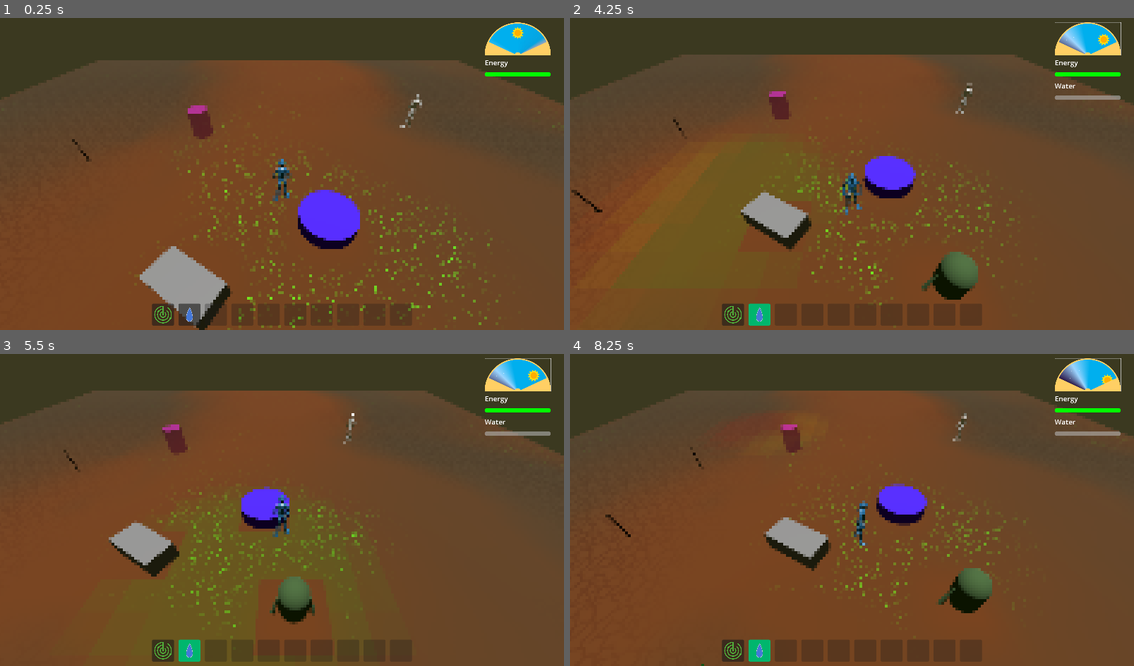
Above: before the commit, frames 1-4 (two rows, left to right).
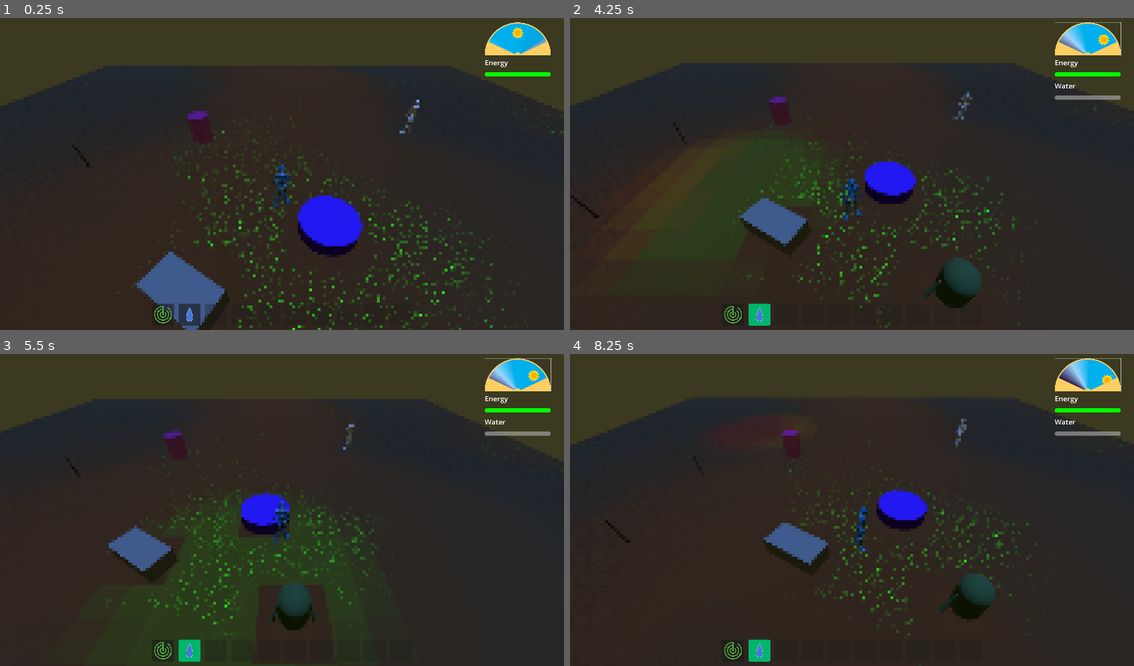
Above: after the commit, the same moments.

Repository: CapsCollective/sunflower
Game: Godot game, scene res://assets/common/scenes/game_world.tscn
Two runs of this game, one before a commit and one after it. Both use one fixed random seed, a clock stepped at 60 frames per second and the inputs below.
Inputs (mouse positions are in pixels of both pictures, inside the frame that each line leads up to):
- Up to frame 1 (0.25 s): no input
- Up to frame 2 (4.25 s): click (733, 314) at 0.5 s; click (761, 314) at 1.27 s; click (1088, 39) at 2 s; tap Enter at 2.75 s; move the mouse to (976, 155) at 2.77 s; press the mouse at (976, 155) at 2.78 s; hold D (move_right) 2.78-3.53 s; tap Space at 3.5 s; move the mouse to (739, 186) at 3.52 s; release the mouse at (739, 186) at 3.53 s; hold S (move_back) from 3.53 s (still down); tap Mouse wheel down (mouse_wheel_down) at 3.6 s
- Up to frame 3 (5.5 s): move the mouse to (338, 438) at 4.27 s; release S (move_back) at 4.28 s; hold D (move_right) 4.28-5.03 s; tap Mouse wheel up (mouse_wheel_up) at 4.35 s; move the mouse to (253, 572) at 5.02 s; hold W (move_forward) from 5.03 s (still down); click (253, 572) at 5.1 s
- Up to frame 4 (8.25 s): tap Enter at 5.75 s; move the mouse to (1021, 556) at 5.77 s; release W (move_forward) at 5.78 s; hold A (move_left) 5.78-7.28 s; tap Mouse wheel down (mouse_wheel_down) at 5.85, 8.1 s; move the mouse to (682, 460) at 6.52 s; tap Mouse wheel up (mouse_wheel_up) at 6.6 s; move the mouse to (880, 506) at 7.27 s; press the mouse at (880, 506) at 7.28 s; hold S (move_back) 7.28-8.03 s; move the mouse to (767, 428) at 8.02 s; release the mouse at (767, 428) at 8.03 s; hold D (move_right) from 8.03 s (still down)

The runs differ from the first frame. In frame 1, 84% of the frame differs, in the area x 0-100%, y 13-100%; in frame 2, 84%, in the area x 0-100%, y 11-100%; in frame 3, 84%; in frame 4, 84%.

Commit message:
Extracted world lighting to separate scene

Diff:
--- a/assets/content/zones/alt_zone.tscn
+++ b/assets/content/zones/alt_zone.tscn
@@ -1,12 +1,11 @@
 [gd_scene load_steps=14 format=3 uid="uid://b4f3k00kmy8la"]
 
 [ext_resource type="Script" path="res://assets/zones/scripts/zone.gd" id="1_cupyj"]
-[ext_resource type="Script" path="res://assets/camera/scripts/game_camera.gd" id="2_lbce0"]
+[ext_resource type="PackedScene" uid="uid://cggnruo17h63i" path="res://assets/environment/scenes/world_lighting.tscn" id="2_5otwf"]
 [ext_resource type="Script" path="res://addons/grid3d/scripts/grid3d.gd" id="3_hkhbp"]
+[ext_resource type="PackedScene" uid="uid://c0newga26wfg0" path="res://assets/camera/scenes/game_camera.tscn" id="3_oxqpw"]
 [ext_resource type="Script" path="res://assets/zones/scripts/zone_spawn.gd" id="5_jweu2"]
 [ext_resource type="Script" path="res://assets/zones/scripts/zone_traversal_trigger.gd" id="5_kwsps"]
-
-[sub_resource type="Environment" id="Environment_wyxem"]
 
 [sub_resource type="NavigationMesh" id="NavigationMesh_sbxf2"]
 vertices = PackedVector3Array(-4, 1, -4, -4, 1, 4, 4, 1, 4, 4, 1, -4)
@@ -34,15 +33,10 @@
 script = ExtResource("1_cupyj")
 id = &"alt_zone"
 
-[node name="WorldEnvironment" type="WorldEnvironment" parent="."]
-environment = SubResource("Environment_wyxem")
+[node name="WorldLighting" parent="." instance=ExtResource("2_5otwf")]
 
-[node name="DirectionalLight3D" type="DirectionalLight3D" parent="WorldEnvironment"]
-transform = Transform3D(0.939693, -0.34202, -1.49502e-08, -1.5246e-23, -4.37114e-08, 1, -0.34202, -0.939693, -4.10753e-08, 0, 2.50859, 0)
-
-[node name="GameCamera" type="Camera3D" parent="."]
-transform = Transform3D(1, 0, 0, 0, 0.746511, 0.665374, 0, -0.665374, 0.746511, 0, 6.53573, 5.76618)
-script = ExtResource("2_lbce0")
+[node name="GameCamera" parent="." instance=ExtResource("3_oxqpw")]
+transform = Transform3D(1, 0, 0, 0, 0.766044, 0.642788, 0, -0.642788, 0.766044, 0, 6.5, 6)
 
 [node name="Grid3D" type="Node3D" parent="."]
 transform = Transform3D(1, 0, 3.49066e-05, 0, 1, 0, -3.49066e-05, 0, 1, 0, 0.512961, 0)
--- a/assets/content/zones/main_zone.tscn
+++ b/assets/content/zones/main_zone.tscn
@@ -1,8 +1,9 @@
 [gd_scene load_steps=18 format=3 uid="uid://c8iyp0fph5org"]
 
-[ext_resource type="Script" path="res://assets/camera/scripts/game_camera.gd" id="1_3yjr8"]
 [ext_resource type="Script" path="res://assets/zones/scripts/zone.gd" id="1_52l6s"]
 [ext_resource type="Script" path="res://addons/grid3d/scripts/grid3d.gd" id="2_808bd"]
+[ext_resource type="PackedScene" uid="uid://cggnruo17h63i" path="res://assets/environment/scenes/world_lighting.tscn" id="2_swqrm"]
+[ext_resource type="PackedScene" uid="uid://c0newga26wfg0" path="res://assets/camera/scenes/game_camera.tscn" id="3_buq68"]
 [ext_resource type="PackedScene" uid="uid://dvsyv70pe3ggt" path="res://assets/objects/scenes/well.tscn" id="4_7of34"]
 [ext_resource type="Script" path="res://assets/zones/scripts/zone_traversal_trigger.gd" id="5_oagw7"]
 [ext_resource type="PackedScene" uid="uid://cctcpgxg1r8ms" path="res://assets/objects/scenes/compost_bin.tscn" id="6_gsfxc"]
@@ -10,10 +11,6 @@
 [ext_resource type="PackedScene" uid="uid://cq8lgvac1raj4" path="res://assets/character/scenes/npc_character.tscn" id="6_u7roc"]
 [ext_resource type="PackedScene" uid="uid://dqp8dokuwwf25" path="res://assets/objects/scenes/bed.tscn" id="7_7x4tg"]
 [ext_resource type="Material" uid="uid://bs04djq5uqaiy" path="res://assets/environment/materials/terrain.tres" id="8_g5w5k"]
-
-[sub_resource type="Environment" id="Environment_wyxem"]
-background_mode = 1
-background_color = Color(0.231922, 0.221913, 0.124048, 1)
 
 [sub_resource type="NavigationMesh" id="NavigationMesh_sscuj"]
 vertices = PackedVector3Array(-2.25, 0.850207, 1.5, -0.5, 0.850207, 2.75, -0.5, 0.850207, 2.5, -0.5, 0.850207, 0.25, -3 …(667 unchanged characters)…
@@ -38,17 +35,12 @@
 script = ExtResource("1_52l6s")
 id = &"main_zone"
 
-[node name="WorldEnvironment" type="WorldEnvironment" parent="."]
-environment = SubResource("Environment_wyxem")
+[node name="WorldLighting" parent="." instance=ExtResource("2_swqrm")]
 
-[node name="DirectionalLight3D" type="DirectionalLight3D" parent="WorldEnvironment"]
-transform = Transform3D(0.939693, -0.34202, -1.49502e-08, -1.5246e-23, -4.37114e-08, 1, -0.34202, -0.939693, -4.10753e-08, 0, 0, 0)
-
-[node name="GameCamera" type="Camera3D" parent="."]
-transform = Transform3D(1, 0, 0, 0, 0.746511, 0.665374, 0, -0.665374, 0.746511, 0, 6.53573, 5.76618)
-script = ExtResource("1_3yjr8")
-lower_bounds = Vector3(-12, 2.08165e-12, -15)
-upper_bounds = Vector3(12, 2.08165e-12, 18)
+[node name="GameCamera" parent="." instance=ExtResource("3_buq68")]
+transform = Transform3D(1, 0, 0, 0, 0.766044, 0.642788, 0, -0.642788, 0.766044, 0, 6.5, 6)
+lower_bounds = Vector3(-12, 0, -15)
+upper_bounds = Vector3(12, 0, 18)
 
 [node name="Grid3D" type="Node3D" parent="."]
 transform = Transform3D(1, 0, 3.49066e-05, 0, 1, 0, -3.49066e-05, 0, 1, 0, 0.512961, 0)
--- /dev/null
+++ b/assets/environment/scenes/world_lighting.gd
@@ -0,0 +1,4 @@
+extends WorldEnvironment
+
+func _ready() -> void:
+	$DirectionalLight3D.light_color = Color.CORNFLOWER_BLUE
--- /dev/null
+++ b/assets/environment/scenes/world_lighting.tscn
@@ -0,0 +1,14 @@
+[gd_scene load_steps=3 format=3 uid="uid://cggnruo17h63i"]
+
+[ext_resource type="Script" path="res://assets/environment/scenes/world_lighting.gd" id="1_d6gp0"]
+
+[sub_resource type="Environment" id="Environment_wyxem"]
+background_mode = 1
+background_color = Color(0.231922, 0.221913, 0.124048, 1)
+
+[node name="WorldLighting" type="WorldEnvironment"]
+environment = SubResource("Environment_wyxem")
+script = ExtResource("1_d6gp0")
+
+[node name="DirectionalLight3D" type="DirectionalLight3D" parent="."]
+transform = Transform3D(0.939693, -0.34202, -1.49502e-08, -1.5246e-23, -4.37114e-08, 1, -0.34202, -0.939693, -4.10753e-08, 0, 0, 0)
